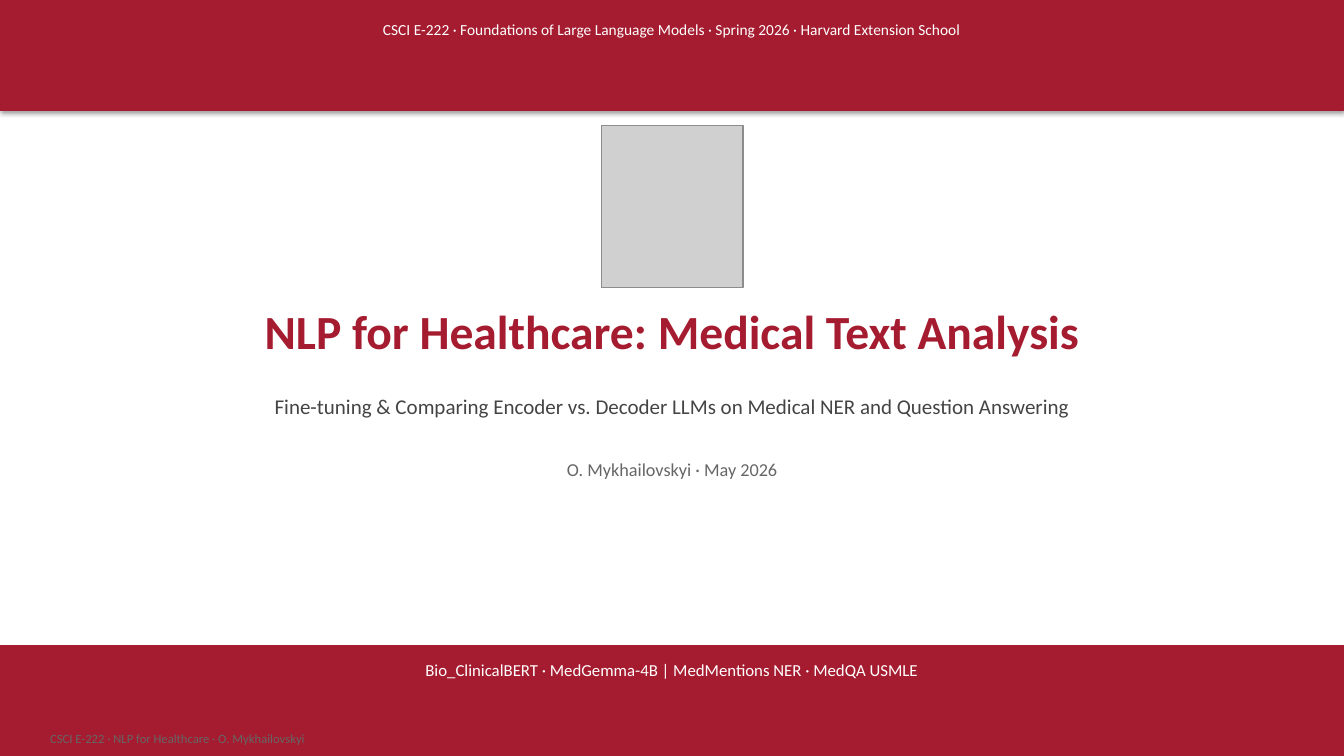
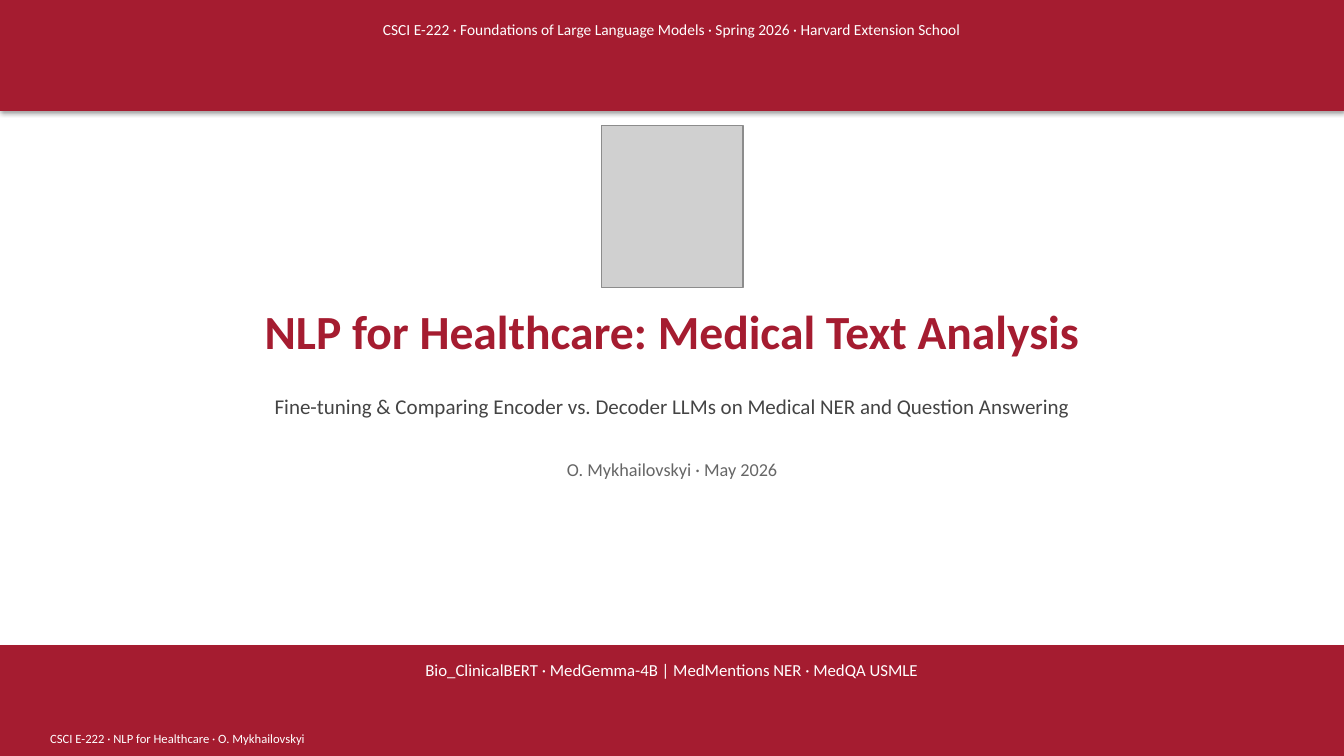
Before and after one commit to vonKleve/csci-e222-final-project, a slide deck: slide 1 of NLP_Healthcare_Mykhailovskyi.pptx. Drawn at 1344x756 pixels with LibreOffice and Linux fonts; fonts in the diff are those of the drawing; grey boxes stand for pictures. Boxes give left, top, right and bottom in pixels: in the first picture for what was removed or moved away, otherwise in the second. Text is boxed around its words. In the diff, an @@ line names an element or a change of style, - is before the commit and + after.

```diff
--- a/NLP_Healthcare_Mykhailovskyi.pptx
+++ b/NLP_Healthcare_Mykhailovskyi.pptx
@@ text added at [50, 734, 304, 745], 9 pt, text #FFFFFF @@
+CSCI E-222 · NLP for Healthcare · O. Mykhailovskyi
```
Also in this commit, not shown: 3 other slides changed, 1 other file.
